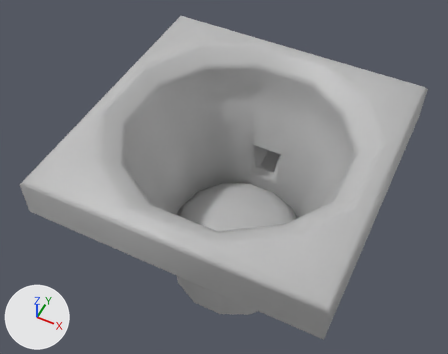
What one commit did to the FBX model Art/Export/SM/SM_MazePressurePad.fbx.
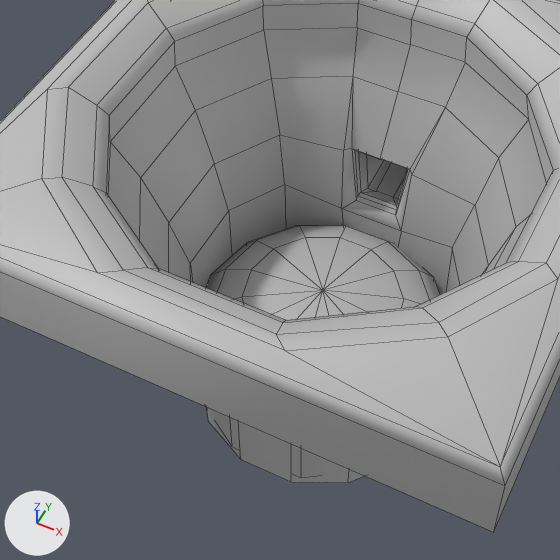
Each version appears first whole from a 50 mm camera at (7.05, -15.34, 16.35) aimed at (-0.89, 0.56, -3.51), and next in a close-up on the part from 16% to 80% of the width and 19% to 100% of the height. Lighting does not change. The marker at lower left points along +X, +Y and +Z. The close-ups show mesh edges as thin lines. Where no turn or scale is listed for an object, it has been applied to the vertices.

The first close-up shows 'SM_MazePressurePad'.
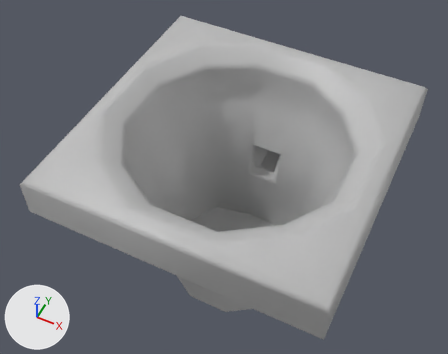
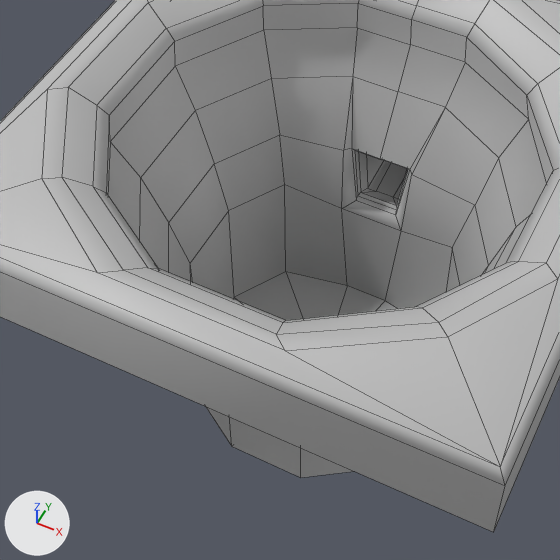
The newer file is also turned or shifted as a whole; pictures and numbers use the older file's frame.

Changed parts and their boxes [x1, y1, x2, y2] in the close-ups (560 x 560 px):
part 1 of me_mesh, deleted: before [205, 226, 440, 483]
part 2 of me_mesh, added: after [234, 272, 397, 320]

The edits, one by one:
Material 'lambert6' (mat_lambert6) is new.
Its base color is (0.5, 0.5, 0.5) (grey #bcbcbc).
me_mesh is used by ob_sm_mazepressurepad; location (0.0, 0.26, -3.97).
me_mesh had 271 vertices, 265 faces and spanned x -5.74..5.74, y -6.0..6.0, z -4.52..4.24.
me_mesh now has 215 vertices, 221 faces and spans x -5.74..5.74, y -6.0..6.0, z -4.24..4.24.
me_mesh part 1: the loose piece of 57 vertices spanning x -2.95..2.95, y -3.16..2.61, z -4.52..-1.11 is deleted.
Part 2, on me_mesh:
1 vertex is added at (0.01, -0.29, -4.1).
12 new faces join them, mat_lambert1 (grey #bcbcbc).
me_mesh now uses material mat_lambert6 (grey #bcbcbc).
